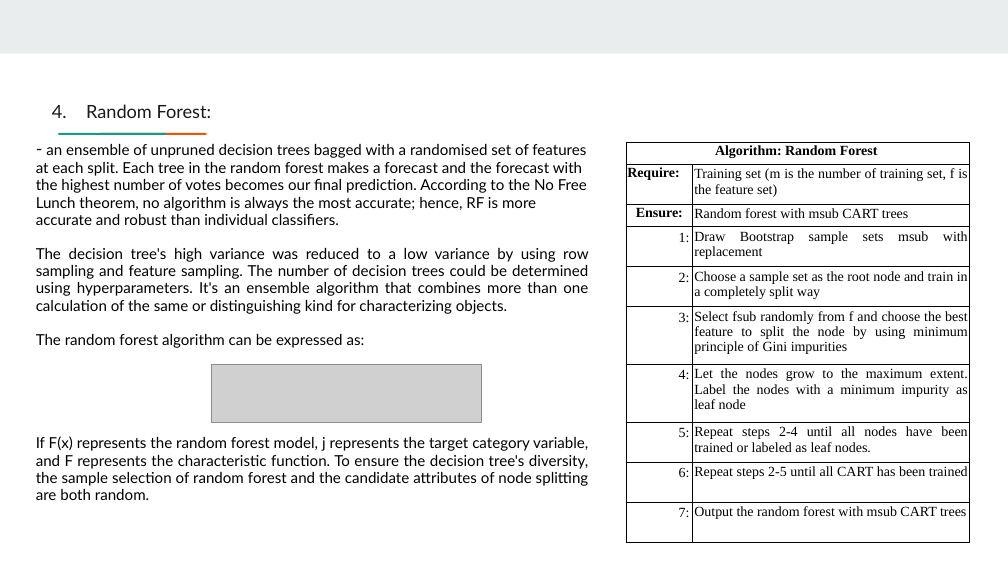
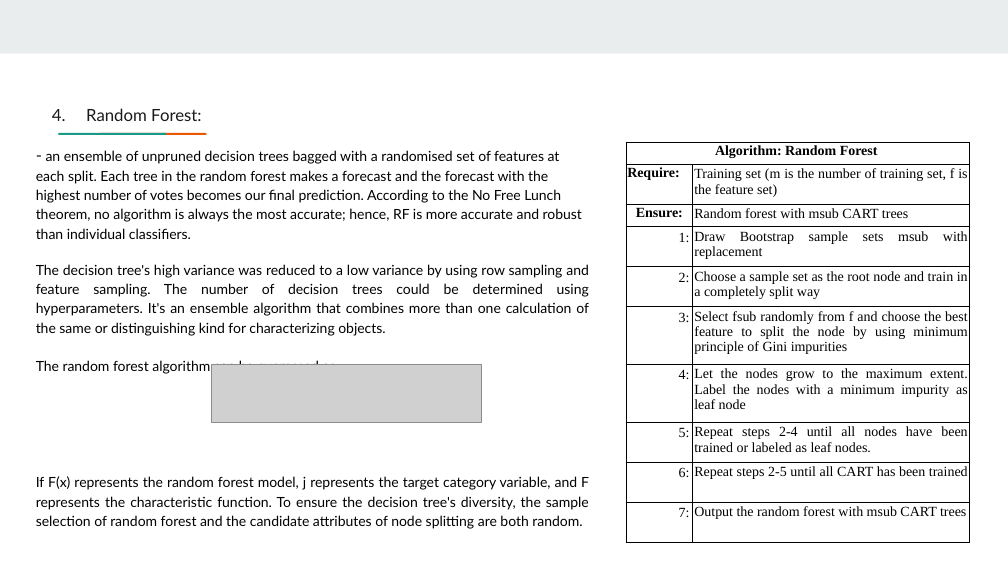
Before and after one commit to Purviharniya/Fake-news-detection, a slide deck: slide 16 of Group6_PPT_ML_IA2.pptx. Drawn at 1008x567 pixels with LibreOffice and Linux fonts; fonts in the diff are those of the drawing; grey boxes stand for pictures. Boxes give left, top, right and bottom in pixels: in the first picture for what was removed or moved away, otherwise in the second. Text is boxed around its words. In the diff, an @@ line names an element or a change of style, - is before the commit and + after.

```diff
--- a/Group6_PPT_ML_IA2.pptx
+++ b/Group6_PPT_ML_IA2.pptx
@@ text "Random Forest:" at (36, 108, 589, 529): size 13 to 12 pt in "Random Forest:", "-"; size 10.8 to 10 pt; line spacing 0.95 to 1.15 @@
```
Also in this commit, not shown: 5 other slides changed, 2 other files.
